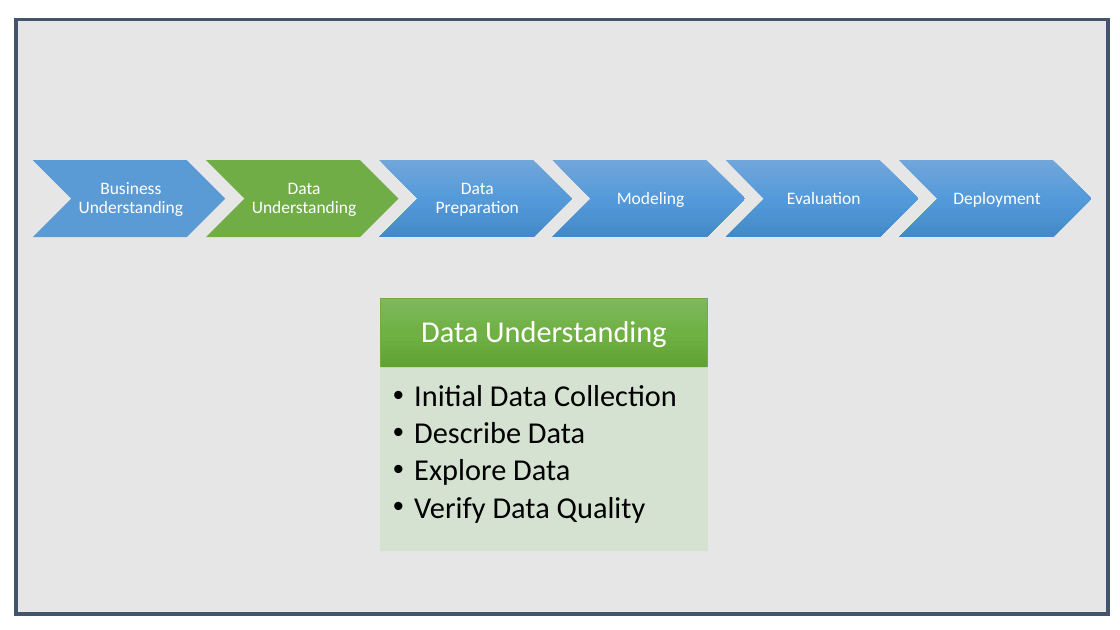
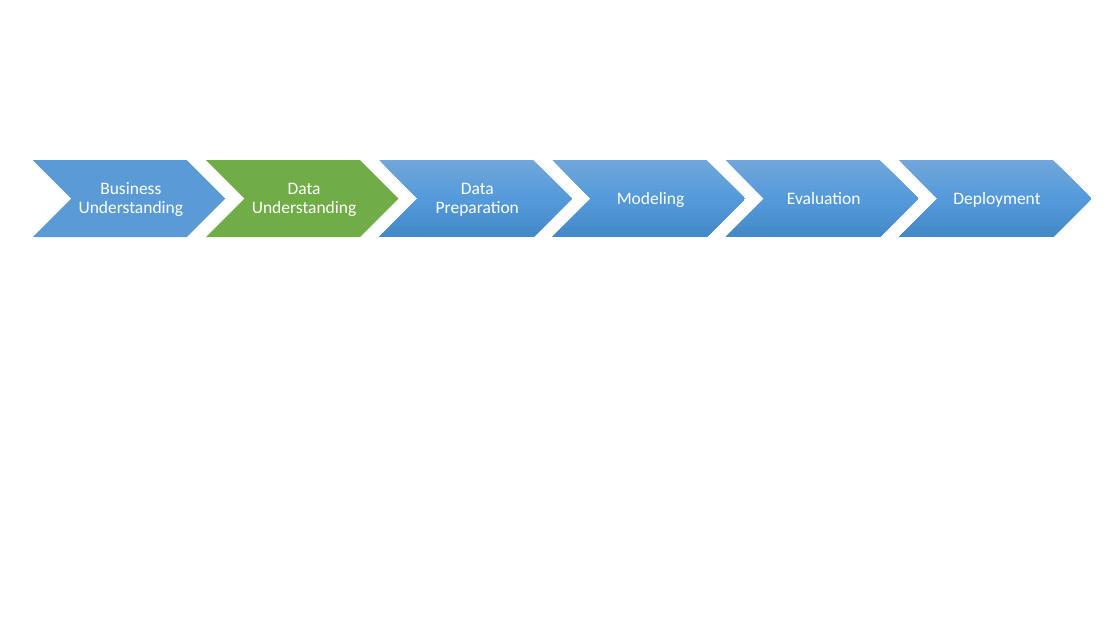
Before and after one commit to mGalarnyk/Machine_Learning_Froyo, a slide deck: slide 8 of Current_Powerpoint/Froyo_v2.pptx. Drawn at 1120x630 pixels with LibreOffice and Linux fonts; fonts in the diff are those of the drawing. Boxes give left, top, right and bottom in pixels: in the first picture for what was removed or moved away, otherwise in the second. Text is boxed around its words. In the diff, an @@ line names an element or a change of style, - is before the commit and + after.

```diff
--- a/Current_Powerpoint/Froyo_v2.pptx
+++ b/Current_Powerpoint/Froyo_v2.pptx
@@ rectangle removed at (x1=16, y1=19, x2=1108, y2=614) @@
@@ group removed at (x1=381, y1=298, x2=707, y2=551): 2 rectangles, 2 texts @@
-Data Understanding
-  •• Initial Data Collection
-  •• Describe Data
-  •• Explore Data
-  •• Verify Data Quality
```
Also in this commit, not shown: 11 other slides changed, 1 slide added, 2 slides removed.
